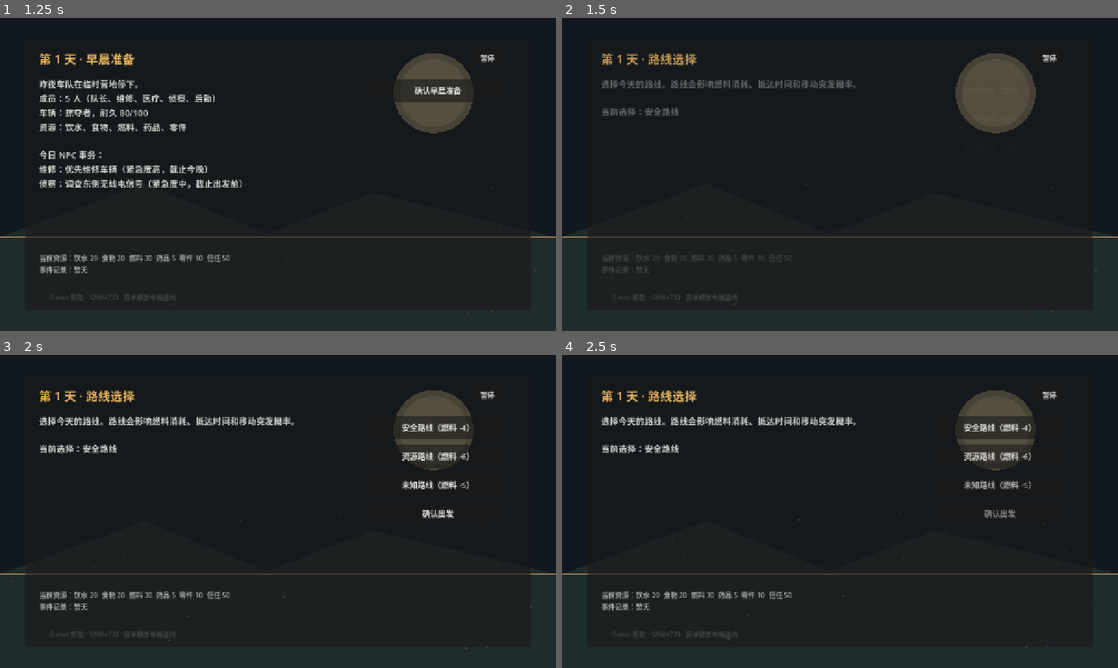
Above: before the commit, frames 1-4 (two rows, left to right).
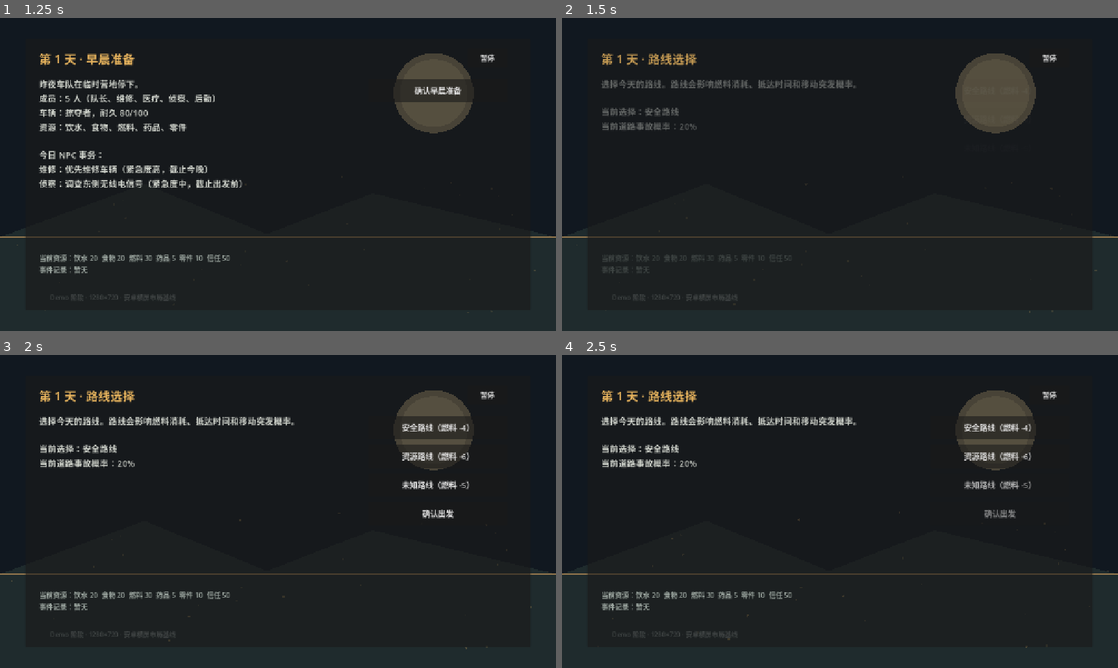
Above: after the commit, the same moments.

Repository: KaiKai306/doomsday-convoy-game
Game: Godot game, scene res://scenes/main.tscn
Two runs of this game, one before a commit and one after it. Both use one fixed random seed, a clock stepped at 60 frames per second and the inputs below.
Inputs:
- Up to frame 1 (1.25 s): click "新游戏" at 0.5 s
- Up to frame 2 (1.5 s): click "确认早晨准备" at 1.25 s
- Up to frame 3 (2 s): no input
- Up to frame 4 (2.5 s): click "安全路线（燃料 -4）" at 2 s

Frame 1 is identical in both runs. In frame 2, 0.2% of the frame differs, in the area x 7-25%, y 33-36%; in frame 3, 0.3%, in the area x 7-25%, y 33-37%; in frame 4, 0.3%.

Commit message:
feat: add configurable route accident probabilities

Diff:
--- a/data/demo_content.json
+++ b/data/demo_content.json
@@ -69,9 +69,9 @@
     }
   },
   "routes": {
-    "安全路线": {"fuel_cost": 4},
-    "资源路线": {"fuel_cost": 6},
-    "未知路线": {"fuel_cost": 5}
+    "安全路线": {"fuel_cost": 4, "accident_chance": 0.2},
+    "资源路线": {"fuel_cost": 6, "accident_chance": 0.45},
+    "未知路线": {"fuel_cost": 5, "accident_chance": 0.65}
   },
   "daily_costs": {
     "water": 5,
--- a/src/core/day_loop.gd
+++ b/src/core/day_loop.gd
@@ -9,6 +9,7 @@
 var event_log: Array[String] = []
 var daily_transactions: Array = []
 var next_day_effects: Array[String] = []
+var random := RandomNumberGenerator.new()
 
 func _init(game_state: GameState, demo_content: DemoContent) -> void:
 	state = game_state
@@ -44,13 +45,17 @@
 	_add_event("选择了%s" % route_choice)
 	state.set_phase(GameState.Phase.TRAVEL)
 
-func resolve_travel_event() -> void:
+func resolve_travel_event(test_roll: float = -1.0) -> bool:
 	var accident_modifier := int(state.world_facts.get("road_accident_modifier", 0))
-	if accident_modifier < 0:
-		_add_event("车辆维护生效，移动途中未发生道路事故")
+	var chance := clampf(content.route_accident_chance(route_choice) + accident_modifier * 0.15, 0.0, 1.0)
+	var roll := random.randf() if test_roll < 0.0 else test_roll
+	var accident := roll < chance
+	if accident:
+		_add_event("移动途中发现道路事故，车辆暂时减速（概率 %.0f%%）" % (chance * 100.0))
 	else:
-		_add_event("移动途中发现道路事故，车辆暂时减速")
+		_add_event("车队避开道路事故（概率 %.0f%%）" % (chance * 100.0))
 	state.set_phase(GameState.Phase.REST_STOP)
+	return accident
 
 func resolve_dialogue(result: String, parts_cost: int, trust_change: int) -> void:
 	_consume_resource("parts", parts_cost)
@@ -79,6 +84,10 @@
 
 func route_fuel_cost() -> int:
 	return content.route_fuel_cost(route_choice)
+
+func route_accident_chance() -> float:
+	var modifier := int(state.world_facts.get("road_accident_modifier", 0))
+	return clampf(content.route_accident_chance(route_choice) + modifier * 0.15, 0.0, 1.0)
 
 func resources_text() -> String:
 	return "饮水 %d  食物 %d  燃料 %d  药品 %d  零件 %d  信任 %d" % [
--- a/src/core/demo_content.gd
+++ b/src/core/demo_content.gd
@@ -58,5 +58,9 @@
 	var route: Dictionary = data.get("routes", {}).get(route_name, {})
 	return int(route.get("fuel_cost", 0))
 
+func route_accident_chance(route_name: String) -> float:
+	var route: Dictionary = data.get("routes", {}).get(route_name, {})
+	return float(route.get("accident_chance", 0.0))
+
 func daily_cost(resource_name: String) -> int:
 	return int(data.get("daily_costs", {}).get(resource_name, 0))
--- a/src/ui/day_demo.gd
+++ b/src/ui/day_demo.gd
@@ -98,7 +98,7 @@
 			phase_body.text = "昨夜车队在临时营地停下。\n成员：%s\n车辆：%s\n资源：饮水、食物、燃料、药品、零件\n\n今日 NPC 事务：\n%s" % [day_loop.content.members_summary(), day_loop.content.vehicle_summary(), day_loop.transaction_summary()]
 			_add_action("确认早晨准备", func(): _show_phase(GameState.Phase.ROUTE_SELECTION))
 		GameState.Phase.ROUTE_SELECTION:
-			phase_body.text = "选择今天的路线。路线会影响燃料消耗、抵达时间和移动突发概率。\n\n当前选择：%s" % day_loop.route_choice
+			phase_body.text = "选择今天的路线。路线会影响燃料消耗、抵达时间和移动突发概率。\n\n当前选择：%s\n当前道路事故概率：%.0f%%" % [day_loop.route_choice, day_loop.route_accident_chance() * 100.0]
 			_add_action("安全路线（燃料 -%d）" % day_loop.content.route_fuel_cost("安全路线"), func(): _choose_route("安全路线"))
 			_add_action("资源路线（燃料 -%d）" % day_loop.content.route_fuel_cost("资源路线"), func(): _choose_route("资源路线"))
 			_add_action("未知路线（燃料 -%d）" % day_loop.content.route_fuel_cost("未知路线"), func(): _choose_route("未知路线"))
--- a/tests/run_day_loop_test.gd
+++ b/tests/run_day_loop_test.gd
@@ -15,6 +15,7 @@
 	_check(loop.content.members().size() == 5, "Demo 数据包含 5 名初始成员")
 	_check(loop.content.vehicle().get("name") == "掠夺者", "Demo 数据包含初始车辆")
 	_check(loop.content.route_fuel_cost("未知路线") == 5, "Demo 数据包含未知路线燃料消耗")
+	_check(is_equal_approx(loop.content.route_accident_chance("未知路线"), 0.65), "Demo 数据包含未知路线事故概率")
 	_check(loop.daily_transactions.size() == 2, "新游戏生成 2 条 NPC 当日事务")
 	_check(loop.daily_transactions[0].get("urgency") == "高", "第一条事务保留紧急度")
 	_check(loop.transaction_summary().contains("维修"), "事务摘要包含说话人")
@@ -24,7 +25,7 @@
 	_check(state.phase == GameState.Phase.TRAVEL, "确认路线后进入移动阶段")
 	_check(state.resources["fuel"] == 25, "未知路线消耗 5 燃料")
 
-	loop.resolve_travel_event()
+	_check(loop.resolve_travel_event(0.5), "高风险未知路线在固定随机值下触发事故")
 	_check(state.phase == GameState.Phase.REST_STOP, "移动突发后抵达停歇点")
 	loop.resolve_dialogue("接受请求", 2, 1)
 	_check(state.phase == GameState.Phase.CAMP_ACTION, "对话后进入营地行动")
@@ -41,8 +42,8 @@
 	_check(loop.daily_transactions[0].get("id") == "repair_follow_up_success", "接受请求生成对应后续事务")
 	loop.choose_route("安全路线")
 	loop.start_travel()
-	loop.resolve_travel_event()
-	_check(loop.event_log.back().contains("未发生道路事故"), "接受请求降低下一日道路事故结果")
+	_check(not loop.resolve_travel_event(0.2), "接受请求降低下一日道路事故结果")
+	_check(loop.event_log.back().contains("避开道路事故"), "低于修正后概率时不会发生事故")
 
 	var save_system = SaveSystemClass.new()
 	var snapshot := save_system.snapshot(state, loop)
Not shown, changed: .docs/开发/05_开发进度交接.md
Not shown, changed: README.md
